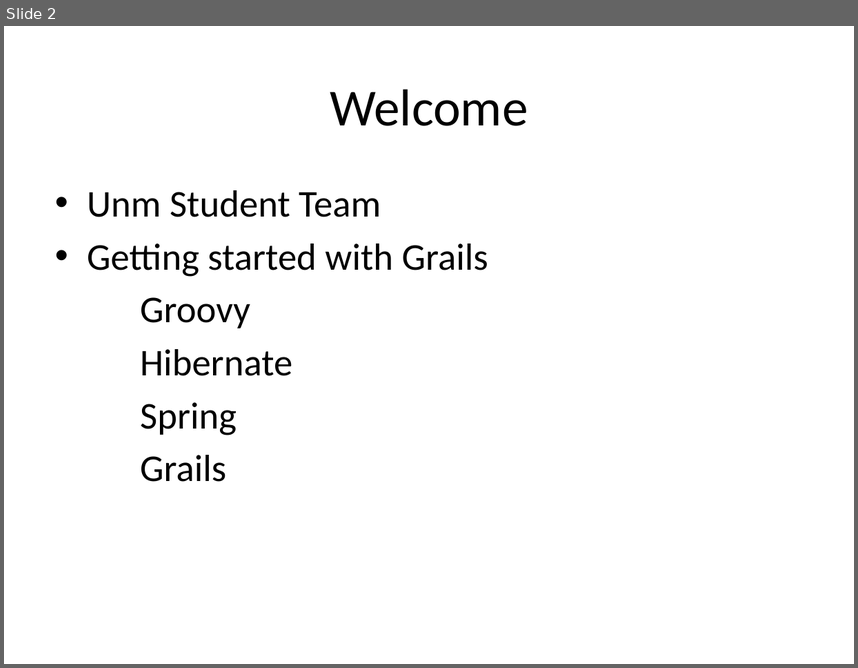
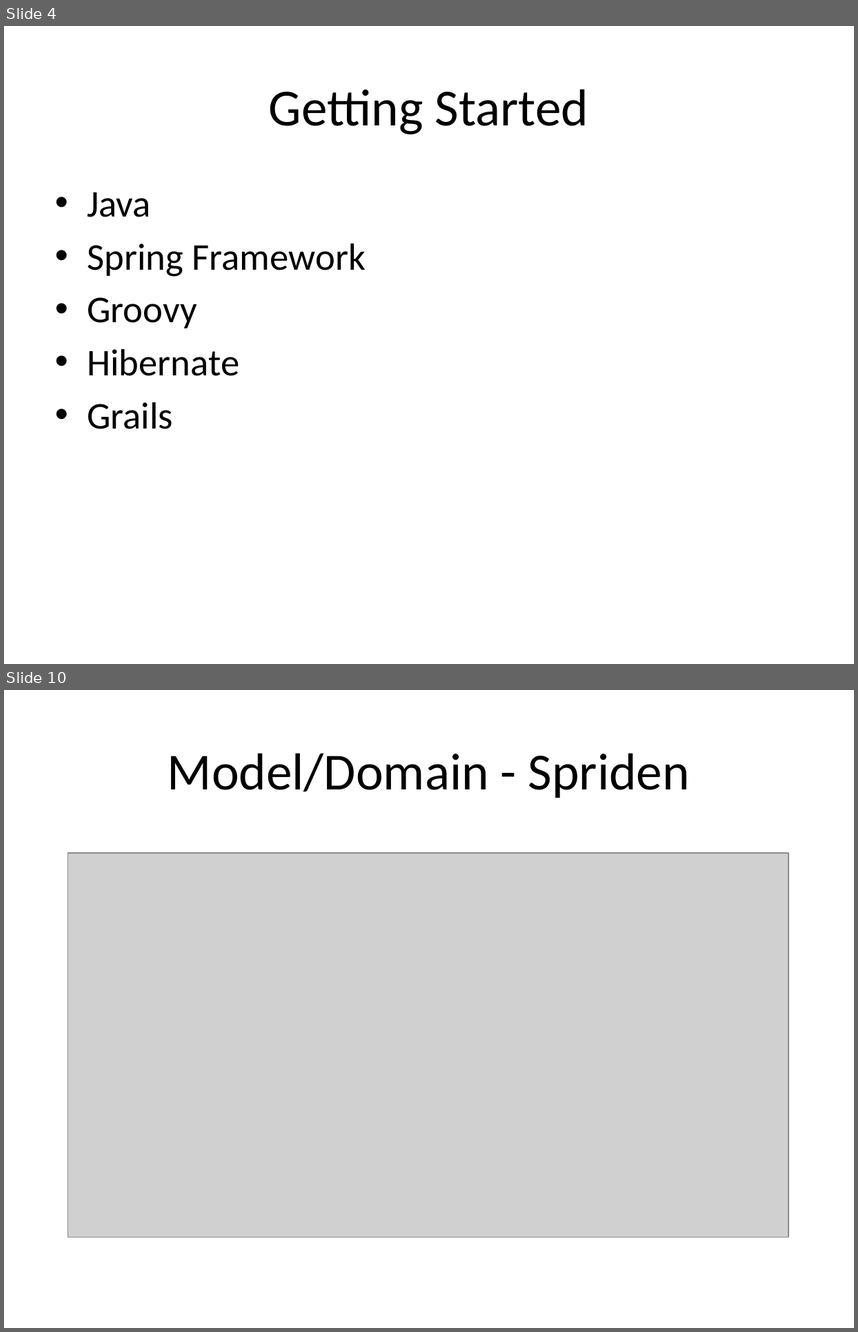
Before and after one commit to unm-sis/SpridenSearch, a slide deck: docs/GGpresentation.pptx. Shown one above the other, each under a label of ours: slide 2 before the commit, slides 4 and 10 after it; the slides between them are not shown. The pictures are 858x668 and 858x1332 pixels, drawn with LibreOffice and Linux fonts; fonts in the diff are those of the drawing; grey boxes stand for pictures; background and template pictures are left out. Boxes give left, top, right and bottom in pixels: in the first picture for what was removed or moved away, otherwise in the second. Text is boxed around its words. In the diff, an @@ line names an element or a change of style, - is before the commit and + after.

```diff
--- a/docs/GGpresentation.pptx
+++ b/docs/GGpresentation.pptx
@@ slide 10 added at box(4, 690, 854, 1328), background #FFFFFF @@
@@ title added at box(168, 753, 690, 798), 44 pt, text #000000 @@
+Model/Domain - Spriden
@@ picture added at box(67, 854, 789, 1237) @@
@@ what was slide 2 is now slide 4 @@
@@ slide 4 changed as well @@
@@ title at box(269, 89, 589, 134): text changed @@
-Welcome
+Getting Started
@@ text at box(87, 192, 366, 276): text changed @@
-• Unm Student Team
-• Getting started with Grails
+• Java
+• Spring Framework
@@ text at box(87, 297, 239, 429): bullet none to • @@
@@ text at box(140, 402, 237, 435): paragraph removed @@
-Spring
```
Also in this commit, not shown: 7 other slides changed, 11 other slides added.
